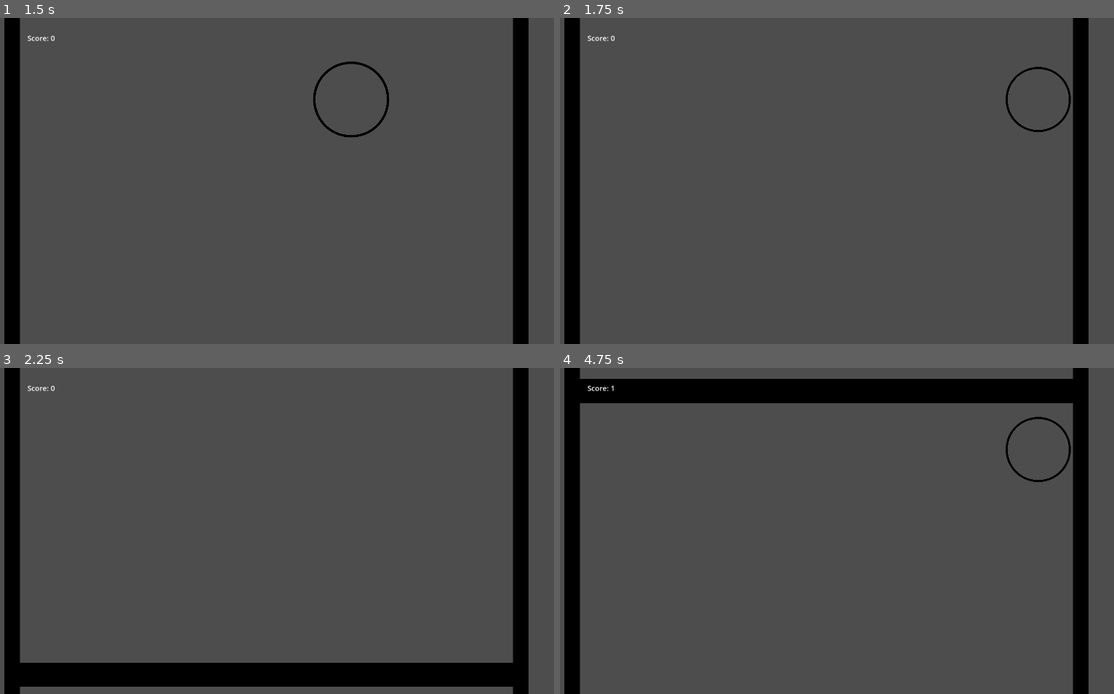
Above: before the commit, frames 1-4 (two rows, left to right).
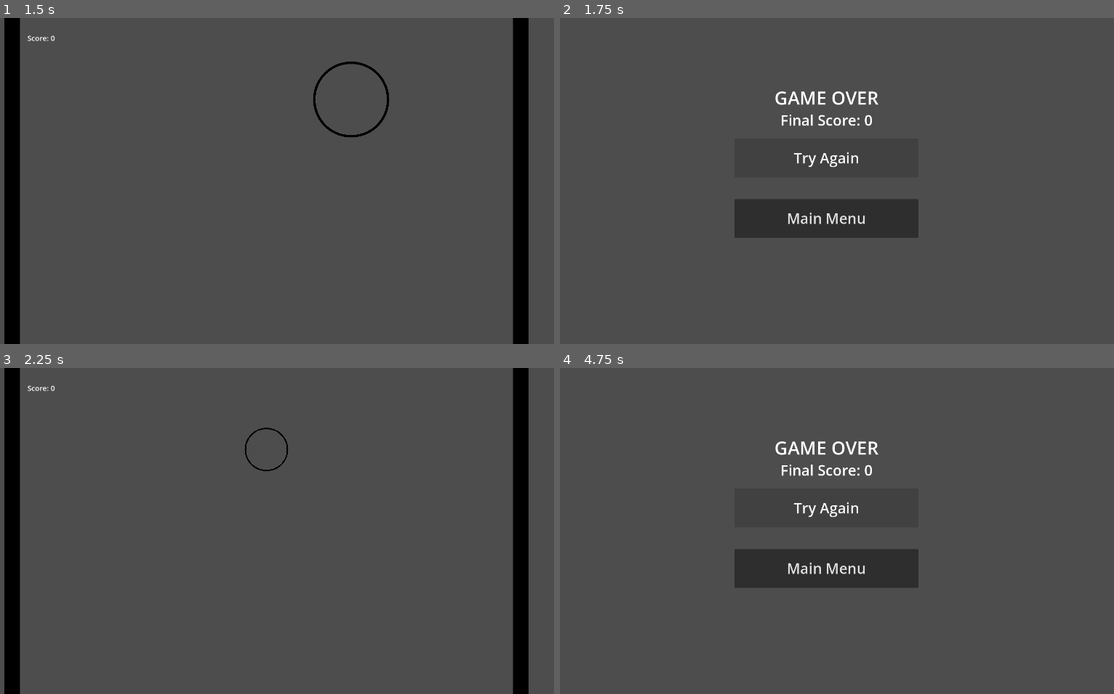
Above: after the commit, the same moments.

Repository: kylietmo/gmtk-2024-game
Game: Godot game, scene res://menus/start_screen/start_screen.tscn
Two runs of this game, one before a commit and one after it. Both use one fixed random seed, a clock stepped at 60 frames per second and the inputs below. Sound files missing from this copy of the repository are replaced by a short silence.
Inputs (mouse positions are in pixels of both pictures, inside the frame that each line leads up to):
- Up to frame 1 (1.5 s): click "Start" at 0.5 s; tap Enter at 1.25 s; hold D (right) from 1.28 s (still down); tap 3 (size_large) at 1.35 s
- Up to frame 2 (1.75 s): keep holding D (right)
- Up to frame 3 (2.25 s): release D (right) at 2 s; click (265, 508) at 2 s, where only the run after the commit has a clickable "Try Again"
- Up to frame 4 (4.75 s): hold A (left) 2.78-3.5 s; tap 1 (size_small) at 2.85 s; click (825, 508) at 3.5 s, where only the run after the commit has a clickable "Try Again"; hold D (right) from 4.28 s (still down); tap 3 (size_large) at 4.35 s

Frame 1 is identical in both runs. In frame 2, 11% of the frame differs, in the area x 0-96%, y 0-100%; in frame 3, 6.7%; in frame 4, 17%.

Commit message:
chore: collider

Diff:
--- a/src/entities/player/player.gd
+++ b/src/entities/player/player.gd
@@ -54,5 +54,5 @@
 	if body is BreakableObstacle and current_size == sizes.LARGE:
 		body.queue_free()
 		Globals.score += 1
-	#else:
-		#get_tree().change_scene_to_file("res://menus/game_over_screen/game_over_screen.tscn")
+	else:
+		get_tree().change_scene_to_file("res://menus/game_over_screen/game_over_screen.tscn")
--- a/src/game.tscn
+++ b/src/game.tscn
@@ -9,7 +9,7 @@
 [ext_resource type="Script" path="res://score.gd" id="6_8tjsl"]
 
 [sub_resource type="RectangleShape2D" id="RectangleShape2D_stmys"]
-size = Vector2(77, 25)
+size = Vector2(240, 25)
 
 [node name="Game" type="Node2D"]
 script = ExtResource("1_qfrmy")
@@ -37,7 +37,7 @@
 parameters/looping = true
 
 [node name="ScoreArea" type="Area2D" parent="."]
-position = Vector2(-860, -205)
+position = Vector2(-768, -200)
 script = ExtResource("5_1bc0v")
 metadata/_edit_group_ = true
 
